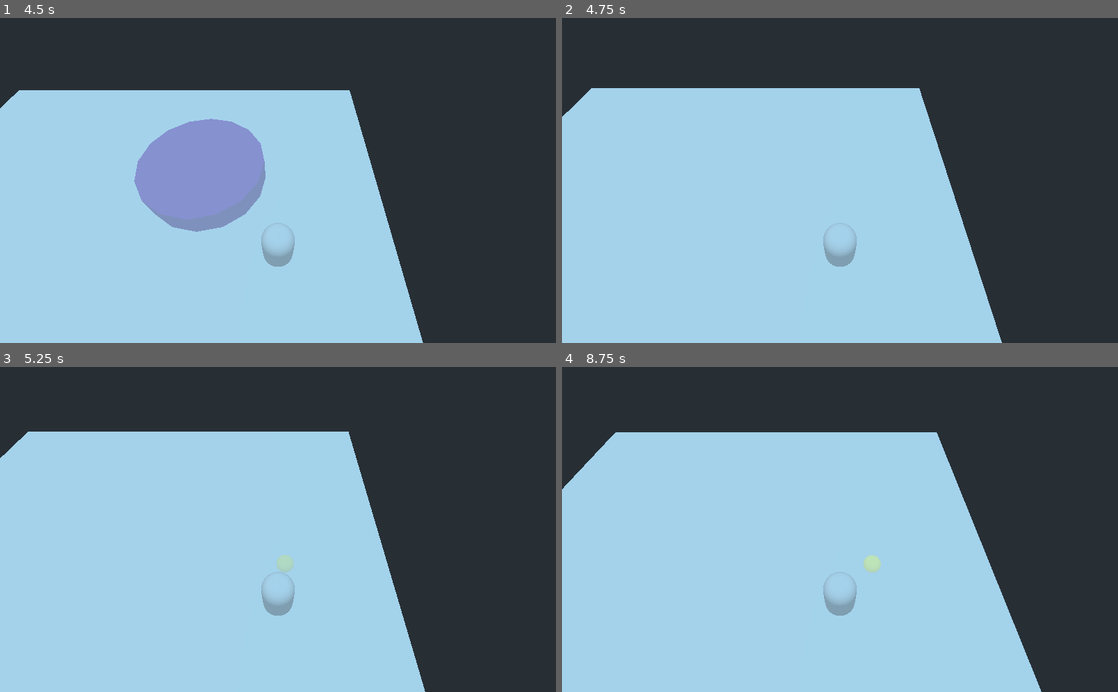
Above: before the commit, frames 1-4 (two rows, left to right).
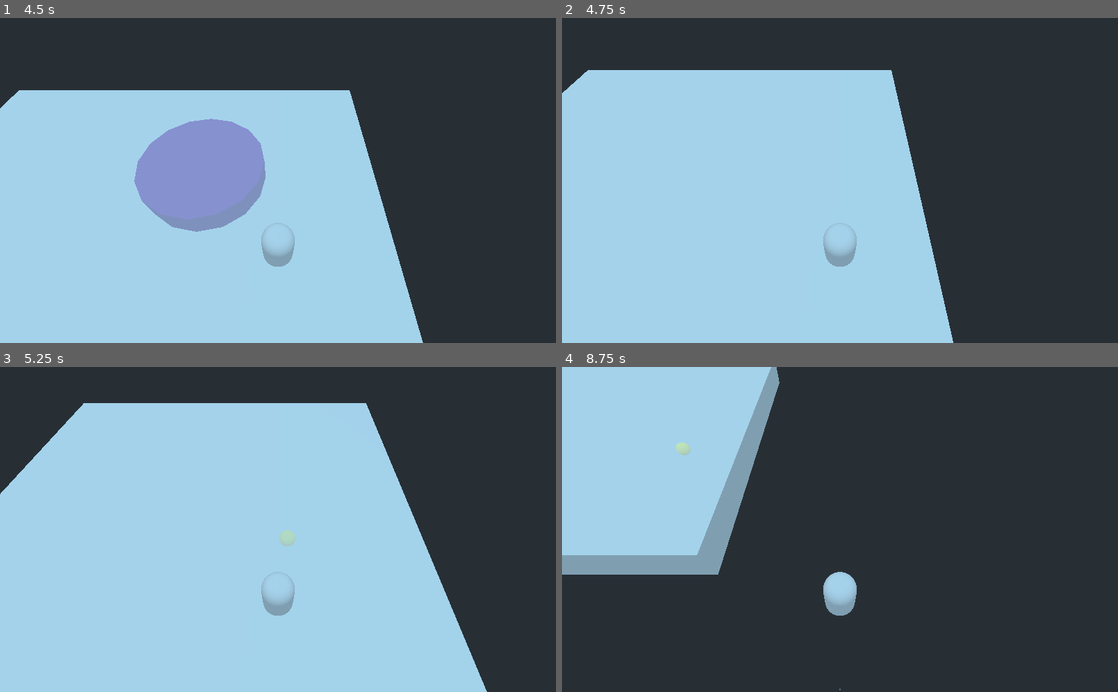
Above: after the commit, the same moments.

Repository: avinanick/WizardArenaGame
Game: Godot game, scene res://Arenas/ArenaGround.tscn
Two runs of this game, one before a commit and one after it. Both use one fixed random seed, a clock stepped at 60 frames per second and the inputs below. The project has no main scene, so this scene is started directly.
Inputs (mouse positions are in pixels of both pictures, inside the frame that each line leads up to):
- Up to frame 1 (4.5 s): tap Enter at 0.5 s; move the mouse to (400, 164) at 0.52 s; hold D (move_right) 0.53-1.28 s; tap 1 (cast_spell_one) at 0.6, 2.85 s; move the mouse to (166, 196) at 1.27 s; hold S (move_down) 1.28-2.03 s; tap 3 (cast_spell_three) at 1.35, 3.6 s; move the mouse to (333, 109) at 2.02 s; hold D (move_right) 2.03-2.78 s; tap 2 (cast_spell_two) at 2.1, 4.35 s; move the mouse to (250, 245) at 2.77 s; hold W (move_up) 2.78-3.53 s; move the mouse to (444, 229) at 3.52 s; hold A (move_left) from 3.53 s (still down); move the mouse to (111, 131) at 4.27 s
- Up to frame 2 (4.75 s): keep holding A (move_left)
- Up to frame 3 (5.25 s): move the mouse to (305, 529) at 5.02 s; release A (move_left) at 5.03 s; hold S (move_down) from 5.03 s (still down); tap 1 (cast_spell_one) at 5.1 s
- Up to frame 4 (8.75 s): move the mouse to (756, 448) at 5.77 s; release S (move_down) at 5.78 s; hold D (move_right) 5.78-6.53 s; tap one key every 0.75 s from 5.85 s: 3 (cast_spell_three) 2 (cast_spell_two) 1 (cast_spell_one) 3 (cast_spell_three); move the mouse to (962, 513) at 6.52 s; hold W (move_up) 6.53-7.28 s; move the mouse to (728, 545) at 7.27 s; hold D (move_right) 7.28-8.03 s; move the mouse to (895, 458) at 8.02 s; hold S (move_down) from 8.03 s (still down)

Frame 1 is identical in both runs. In frame 2, 8.5% of the frame differs, in the area x 0-80%, y 16-100%; in frame 3, 12%; in frame 4, 58%, in the area x 0-87%, y 0-100%.

Commit message:
Increased the default slide speed to 15

Diff:
--- a/Components/MoveComponent.gd
+++ b/Components/MoveComponent.gd
@@ -2,7 +2,7 @@
 
 
 export var move_speed: float = 1.0
-export var slide_speed: float = 1.5
+export var slide_speed: float = 15
 
 var move_direction: Vector2 = Vector2(0,0)
 var current_directions: Dictionary = {"Up":false,
